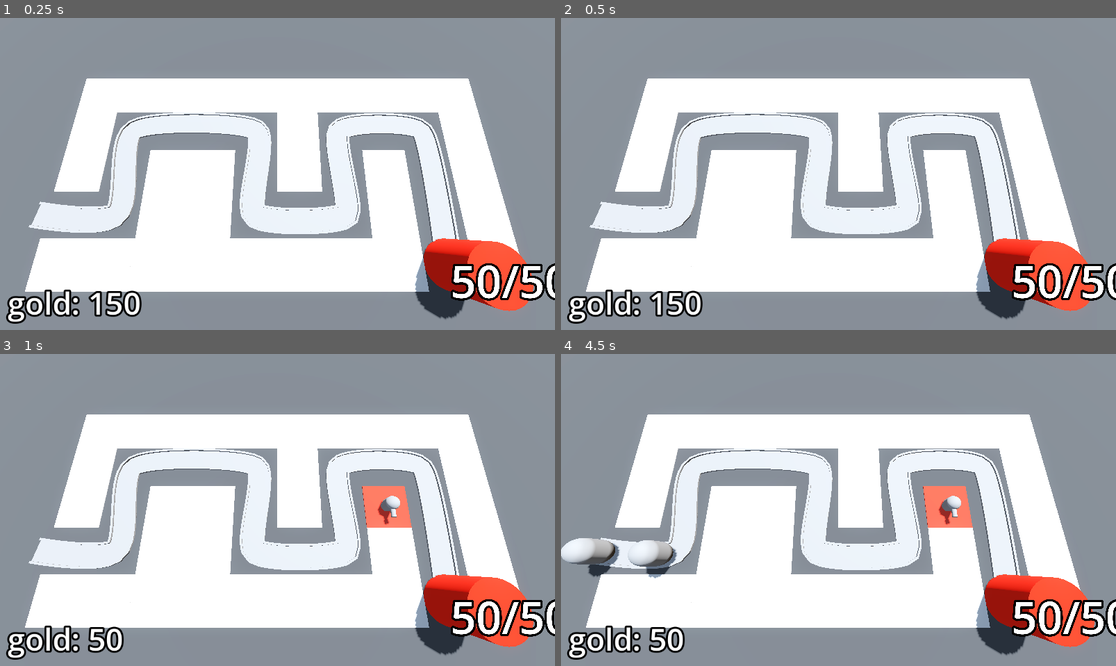
Above: before the commit, frames 1-4 (two rows, left to right).
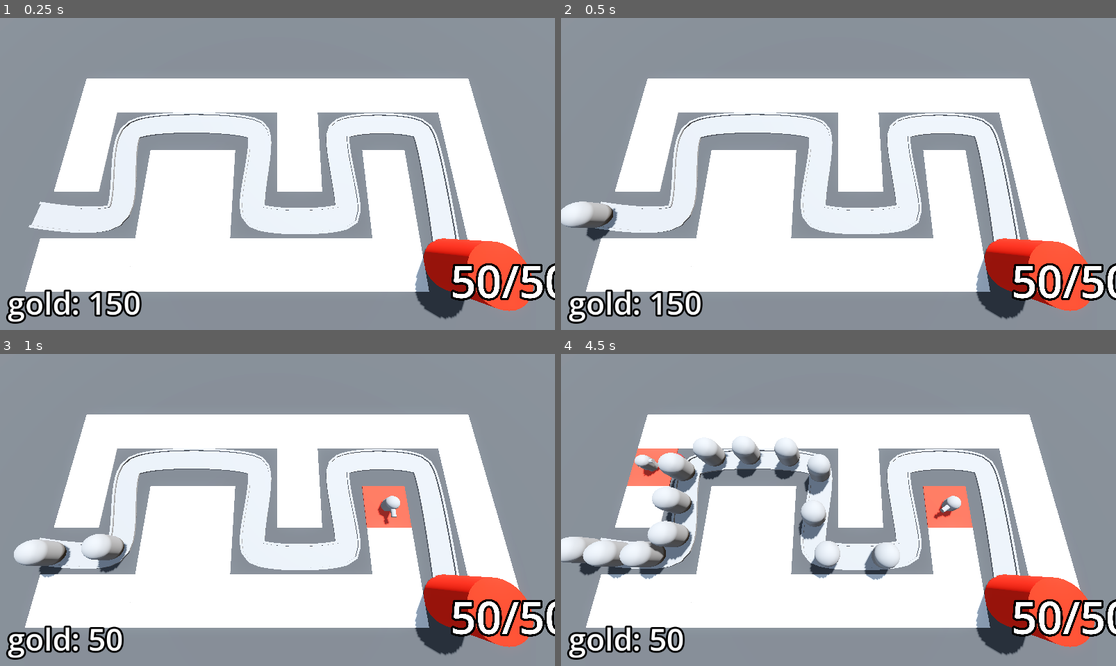
Above: after the commit, the same moments.

Repository: Bzparkes/BarbarianBlaster
Game: Godot game, scene res://BaseLevel.tscn
The game is run twice, just before and just after one commit, with the same random seed, the same clock (stepped at 60 frames per second) and the same inputs.
Inputs (mouse positions are in pixels of both pictures, inside the frame that each line leads up to):
- Up to frame 1 (0.25 s): no input
- Up to frame 2 (0.5 s): no input
- Up to frame 3 (1 s): move the mouse to (399, 494) at 0.52 s; press the mouse at (399, 494) at 0.53 s
- Up to frame 4 (4.5 s): move the mouse to (727, 525) at 1.27 s; release the mouse at (727, 525) at 1.28 s; click (727, 525) at 1.35 s; move the mouse to (894, 441) at 2.02 s; press the mouse at (894, 441) at 2.03 s; move the mouse to (810, 572) at 2.77 s; release the mouse at (810, 572) at 2.78 s; click (810, 572) at 2.85 s; move the mouse to (1005, 556) at 3.52 s; press the mouse at (1005, 556) at 3.53 s; move the mouse to (672, 463) at 4.27 s; release the mouse at (672, 463) at 4.28 s; click (672, 463) at 4.35 s

Frame 1 is identical in both runs. In frame 2, 0.9% of the frame differs, in the area x 0-11%, y 58-72%; in frame 3, 1.4%; in frame 4, 6.4%, in the area x 0-72%, y 26-73%.

Commit message:
Added in signals to end the game and started the victory screen

Diff:
--- a/Base/base.gd
+++ b/Base/base.gd
@@ -16,6 +16,7 @@
 
 func _ready() -> void:
 	current_health = maximum_health
+	Engine.time_scale = 5
 
 func take_damage() -> void:
 	current_health -= 1
--- a/BaseLevel.tscn
+++ b/BaseLevel.tscn
@@ -66,11 +66,12 @@
 }
 metadata/_editor_floor_ = Vector3(0, 0, 0)
 
-[node name="EnemyPath" type="Path3D" parent="." node_paths=PackedStringArray("difficulty_manager")]
+[node name="EnemyPath" type="Path3D" parent="." node_paths=PackedStringArray("difficulty_manager", "victory_layer")]
 curve = SubResource("Curve3D_lvb7b")
 script = ExtResource("3_ufkdr")
 enemy_scene = ExtResource("2_5x8ra")
 difficulty_manager = NodePath("../DifficultyManager")
+victory_layer = NodePath("../VictoryLayer")
 
 [node name="Road" type="CSGPolygon3D" parent="EnemyPath"]
 polygon = PackedVector2Array(-1, 0, -1, 0.01, 1, 0.01, 1, 0)
@@ -153,5 +154,16 @@
 
 [node name="DifficultyManager" parent="." instance=ExtResource("9_xkmwr")]
 
+[node name="VictoryLayer" type="CanvasLayer" parent="."]
+visible = false
+
+[node name="ColorRect" type="ColorRect" parent="VictoryLayer"]
+anchors_preset = 15
+anchor_right = 1.0
+anchor_bottom = 1.0
+grow_horizontal = 2
+grow_vertical = 2
+color = Color(0, 0, 0, 0.5882353)
+
 [connection signal="timeout" from="EnemyPath/Timer" to="EnemyPath" method="spawn_enemy"]
 [connection signal="stop_spawning_enemies" from="DifficultyManager" to="EnemyPath" method="_on_difficulty_manager_stop_spawning_enemies"]
--- a/enemy_path.gd
+++ b/enemy_path.gd
@@ -2,6 +2,7 @@
 
 @export var enemy_scene: PackedScene
 @export var difficulty_manager: Node
+@export var victory_layer: CanvasLayer
 @onready var timer: Timer = $Timer
 
 
@@ -10,7 +11,16 @@
 	new_enemy.max_health = difficulty_manager.get_enemy_health()
 	add_child(new_enemy)
 	timer.wait_time = difficulty_manager.get_spawn_time()
+	new_enemy.tree_exited.connect(enemy_defeated)
 
 
 func _on_difficulty_manager_stop_spawning_enemies() -> void:
 	timer.stop()
+
+func enemy_defeated() -> void:
+	if timer.is_stopped():
+		for child in get_children():
+			if child is PathFollow3D:
+				return
+		print("You won!")
+		victory_layer.visible = true
